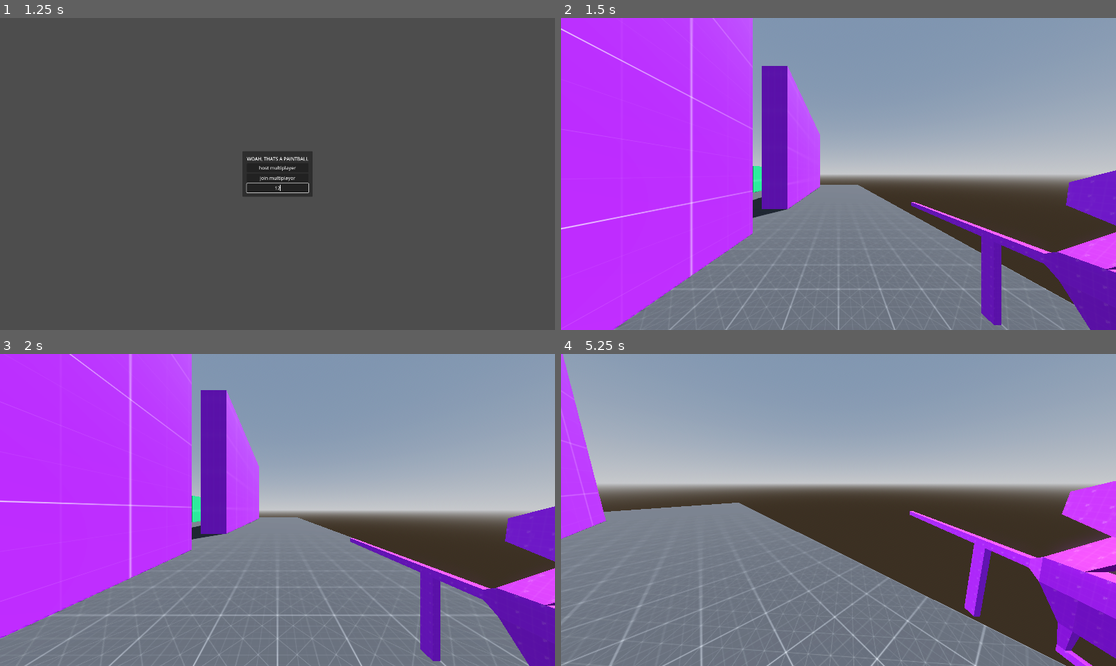
Above: before the commit, frames 1-4 (two rows, left to right).
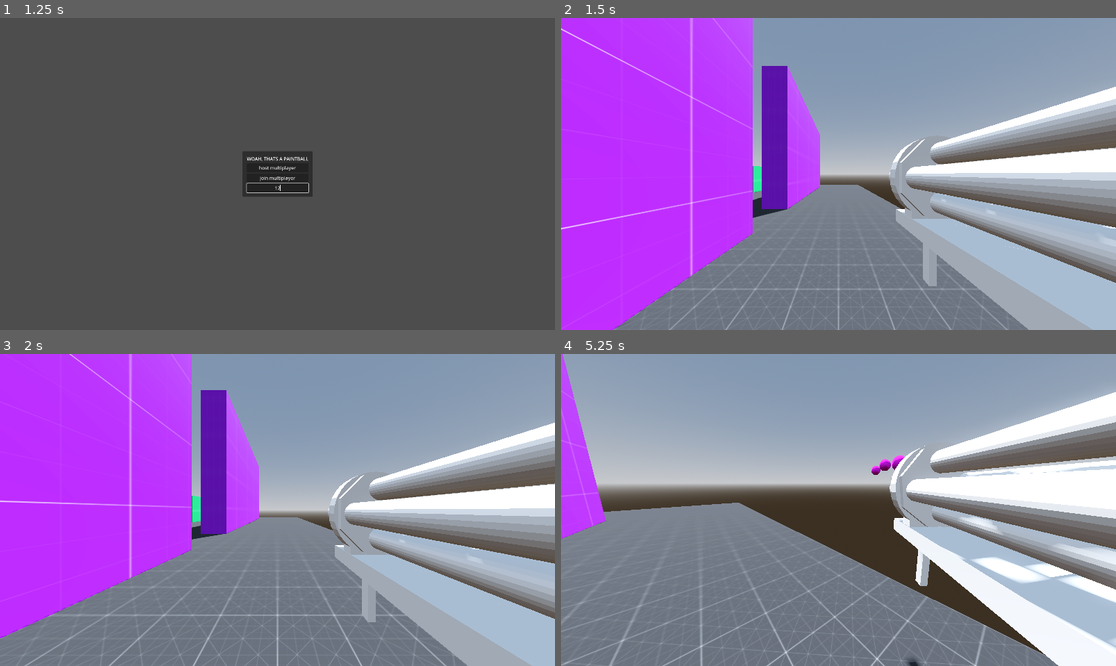
Above: after the commit, the same moments.

Repository: Monkeytonk115/godot-paintball
Game: Godot game, scene res://scenes/main.tscn
Same seed, same stepped clock (60 frames per second), same inputs: the game is played once before the commit and once after it.
Inputs (mouse positions are in pixels of both pictures, inside the frame that each line leads up to):
- Up to frame 1 (1.25 s): click (277, 186) at 0.52 s; type "12" at 0.6 s
- Up to frame 2 (1.5 s): click "host multiplayer" at 1.25 s
- Up to frame 3 (2 s): no input
- Up to frame 4 (5.25 s): move the mouse to (866, 510) at 2.02 s; press the mouse at (866, 510) at 2.03 s; hold W (forward) from 2.03 s (still down); tap Space (jump) at 2.27, 3.02, 4.52 s; move the mouse to (810, 510) at 2.77 s; release the mouse at (810, 510) at 2.78 s; click (810, 510) at 2.85 s; move the mouse to (849, 503) at 3.52 s; press the mouse at (849, 503) at 3.53 s; move the mouse to (832, 516) at 4.27 s; release the mouse at (832, 516) at 4.28 s; click (832, 516) at 4.35 s; move the mouse to (877, 513) at 5.02 s; press the mouse at (877, 513) at 5.03 s

Frame 1 is identical in both runs. In frame 2, 22% of the frame differs, in the area x 59-100%, y 22-100%; in frame 3, 22%; in frame 4, 24%, in the area x 55-100%, y 12-100%.

Commit message:
animation tweaks

Diff:
--- a/scenes/main.gd
+++ b/scenes/main.gd
@@ -40,7 +40,7 @@
 	print("add player ", peer_id)
 	var new_player = player.instantiate()
 	new_player.set_name(str(peer_id))
-	new_player.loadout = ["res://scenes/weapons/paintgun.tscn"]
+	new_player.loadout = ["res://scenes/weapons/minigun.tscn"]
 	var spawnPoint = new_arena.find_child("purpleSpawn").get_children().pick_random()
 	new_player.global_transform = spawnPoint.global_transform
 	add_child(new_player)
--- a/scenes/weapons/minigun.gd
+++ b/scenes/weapons/minigun.gd
@@ -26,3 +26,4 @@
 	# shoot bullet
 	get_node("/root/Main/").shoot_bullet_client.rpc($attachment_muzzle.global_transform, -$attachment_muzzle.global_transform.basis.z * 15)
 	_next_fire_time = Time.get_ticks_msec() + (fire_delay * 1000)
+	$AnimationPlayer.play("fire", -0.5)
--- a/scenes/weapons/minigun.tscn
+++ b/scenes/weapons/minigun.tscn
@@ -1,7 +1,45 @@
-[gd_scene load_steps=3 format=3 uid="uid://bgtjfre06aowo"]
+[gd_scene load_steps=6 format=3 uid="uid://bgtjfre06aowo"]
 
 [ext_resource type="PackedScene" uid="uid://dihbwdbf1b4hm" path="res://models/minigun.glb" id="1_1tikw"]
 [ext_resource type="Script" path="res://scenes/weapons/minigun.gd" id="2_2ks6o"]
+
+[sub_resource type="Animation" id="Animation_ehfol"]
+resource_name = "fire"
+length = 0.2
+step = 0.01
+tracks/0/type = "value"
+tracks/0/imported = false
+tracks/0/enabled = true
+tracks/0/path = NodePath("Cylinder_002:rotation")
+tracks/0/interp = 1
+tracks/0/loop_wrap = true
+tracks/0/keys = {
+"times": PackedFloat32Array(0, 0.2),
+"transitions": PackedFloat32Array(1, 1),
+"update": 0,
+"values": [Vector3(0, -1.5708, 1.5708), Vector3(-1.5708, -1.5708, 1.5708)]
+}
+
+[sub_resource type="Animation" id="Animation_dvty6"]
+length = 0.001
+tracks/0/type = "value"
+tracks/0/imported = false
+tracks/0/enabled = true
+tracks/0/path = NodePath("Cylinder_002:rotation")
+tracks/0/interp = 1
+tracks/0/loop_wrap = true
+tracks/0/keys = {
+"times": PackedFloat32Array(0),
+"transitions": PackedFloat32Array(1),
+"update": 0,
+"values": [Vector3(1.5708, 3.14159, 0)]
+}
+
+[sub_resource type="AnimationLibrary" id="AnimationLibrary_56nyv"]
+_data = {
+"RESET": SubResource("Animation_dvty6"),
+"fire": SubResource("Animation_ehfol")
+}
 
 [node name="minigun" instance=ExtResource("1_1tikw")]
 script = ExtResource("2_2ks6o")
@@ -13,7 +51,7 @@
 transform = Transform3D(-1, 0, 8.74228e-08, 0, 1, 0, -8.74228e-08, 0, -1, 0.025, -0.390327, -0.434483)
 
 [node name="Cylinder_002" parent="." index="2"]
-transform = Transform3D(-0.34, 5.50796e-09, 0, 0, 0, -0.34, -2.97237e-08, -0.0630037, 0, 0.025, 0, -0.710385)
+transform = Transform3D(-0.34, 9.51329e-09, -2.24408e-15, 0, -2.75398e-09, -0.34, -5.13386e-08, -0.0630037, 1.48619e-08, 0.025, 0, -0.710385)
 
 [node name="Cube_003" parent="." index="3"]
 transform = Transform3D(-0.193905, 0, 5.89891e-09, 0, 0.0515758, 0, -1.69517e-08, 0, -0.0674757, 0.0250001, -0.363266, -1.60145)
@@ -35,3 +73,8 @@
 
 [node name="attachment_muzzle" type="Marker3D" parent="." index="9"]
 transform = Transform3D(1, 0, 0, 0, 1, 0, 0, 0, 1, 0.0262061, 0.193393, -1.89301)
+
+[node name="AnimationPlayer" type="AnimationPlayer" parent="." index="10"]
+libraries = {
+"": SubResource("AnimationLibrary_56nyv")
+}
